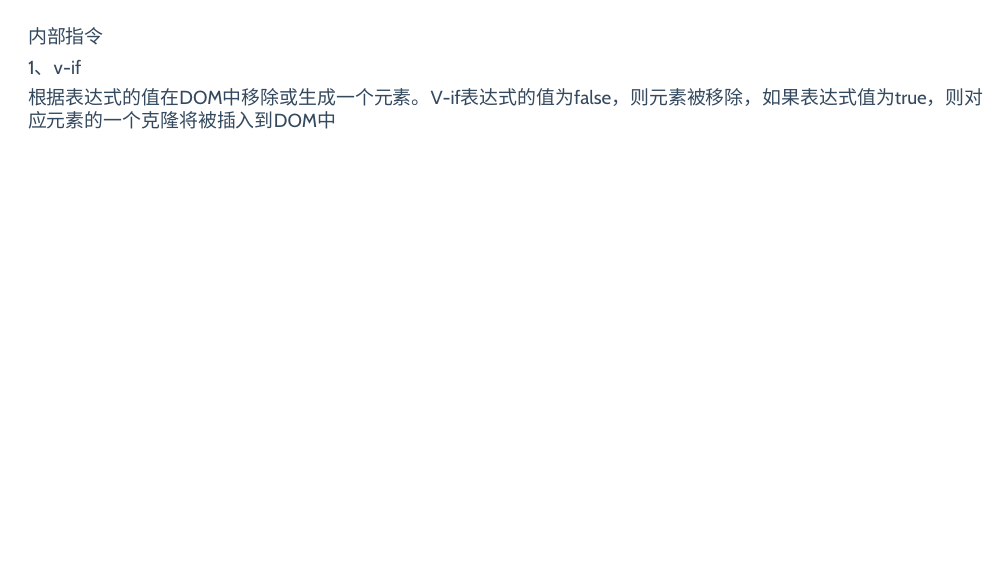
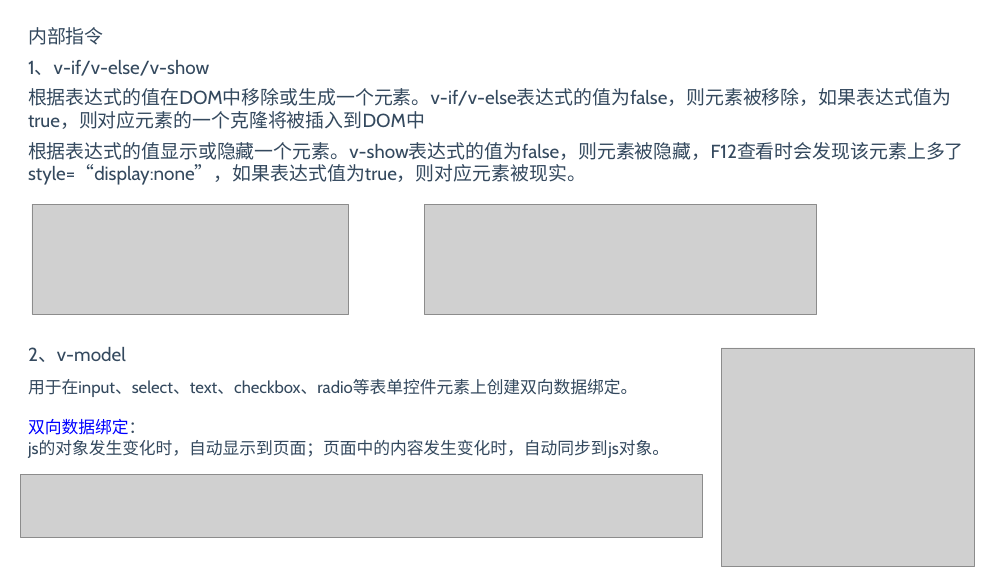
Before and after one commit to BinMarshall/studing, a slide deck: slide 13 of Vue/vue.pptx (slide 12 before the commit). Drawn at 1008x567 pixels with LibreOffice and Linux fonts; fonts in the diff are those of the drawing; grey boxes stand for pictures. Boxes give left, top, right and bottom in pixels: in the first picture for what was removed or moved away, otherwise in the second. Text is boxed around its words. In the diff, an @@ line names an element or a change of style, - is before the commit and + after.

```diff
--- a/Vue/vue.pptx
+++ b/Vue/vue.pptx
@@ text at bbox=[28, 88, 951, 129]: text changed @@
-根据表达式的值在DOM中移除或生成一个元素。V-if表达式的值为false，则元素被移除，如果表达式值为true，则对应元素的一个克隆将被插入到DOM中
+根据表达式的值在DOM中移除或生成一个元素。v-if/v-else表达式的值为false，则元素被移除，如果表达式值为true，则对应元素的一个克隆将被插入到DOM中
@@ text at bbox=[28, 60, 209, 76]: text changed @@
-1、v-if
+1、v-if/v-else/v-show
@@ text added at bbox=[28, 142, 964, 185], 18 pt, text #34495E @@
+根据表达式的值显示或隐藏一个元素。v-show表达式的值为false，则元素被隐藏，F12查看时会发现该元素上多了style=“display:none”，如果表达式值为true，则对应元素被现实。
@@ picture added at bbox=[32, 204, 349, 315] @@
@@ picture added at bbox=[424, 204, 817, 315] @@
@@ text added at bbox=[28, 347, 126, 362], 18 pt, text #34495E @@
+2、v-model
@@ picture added at bbox=[721, 348, 975, 566] @@
@@ text added at bbox=[28, 379, 637, 397], 16 pt, text #34495E @@
+用于在input、select、text、checkbox、radio等表单控件元素上创建双向数据绑定。
@@ text added at bbox=[28, 419, 669, 458], 16 pt, text #34495E @@
+双向数据绑定：
+js的对象发生变化时，自动显示到页面；页面中的内容发生变化时，自动同步到js对象。
@@ picture added at bbox=[20, 474, 702, 537] @@
```
Also in this commit, not shown: 2 other slides changed, 7 slides added, 1 slide removed.
